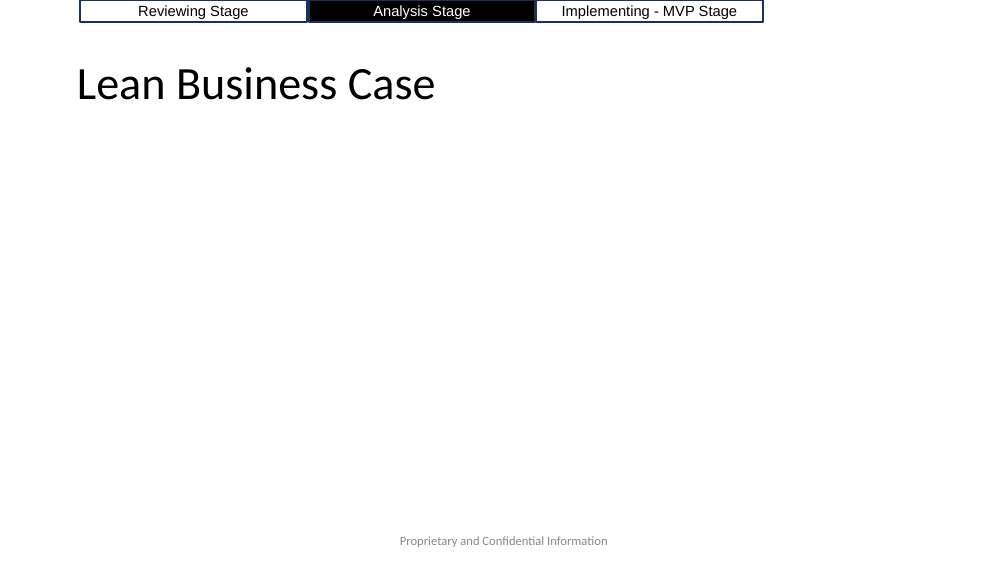
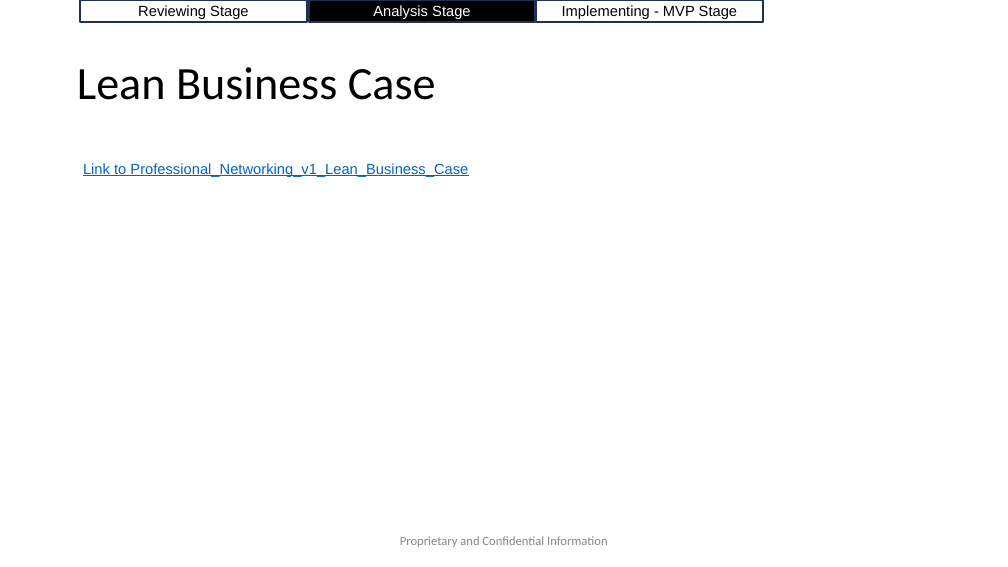
Before and after one commit to AccelRR8-Consortium-NonProfit/Management-Public, a slide deck: slide 8 of docs/2_Value_Creation/2a_Product/Professional_Networking/Professional_Networking_v1_Deliverables_Overview.pptx. Drawn at 1008x567 pixels with LibreOffice and Linux fonts; fonts in the diff are those of the drawing; background and template pictures are left out. Boxes give left, top, right and bottom in pixels: in the first picture for what was removed or moved away, otherwise in the second. Text is boxed around its words. In the diff, an @@ line names an element or a change of style, - is before the commit and + after.

Commit message:
Updated Professional Networking Service Deliverables

```diff
--- a/docs/2_Value_Creation/2a_Product/Professional_Networking/Professional_Networking_v1_Deliverables_Overview.pptx
+++ b/docs/2_Value_Creation/2a_Product/Professional_Networking/Professional_Networking_v1_Deliverables_Overview.pptx
@@ text added at bbox=[83, 163, 468, 177], 14 pt, text #0563C1, underline @@
+Link to Professional_Networking_v1_Lean_Business_Case
```
Also in this commit, not shown: 2 other slides changed, 1 other file.
